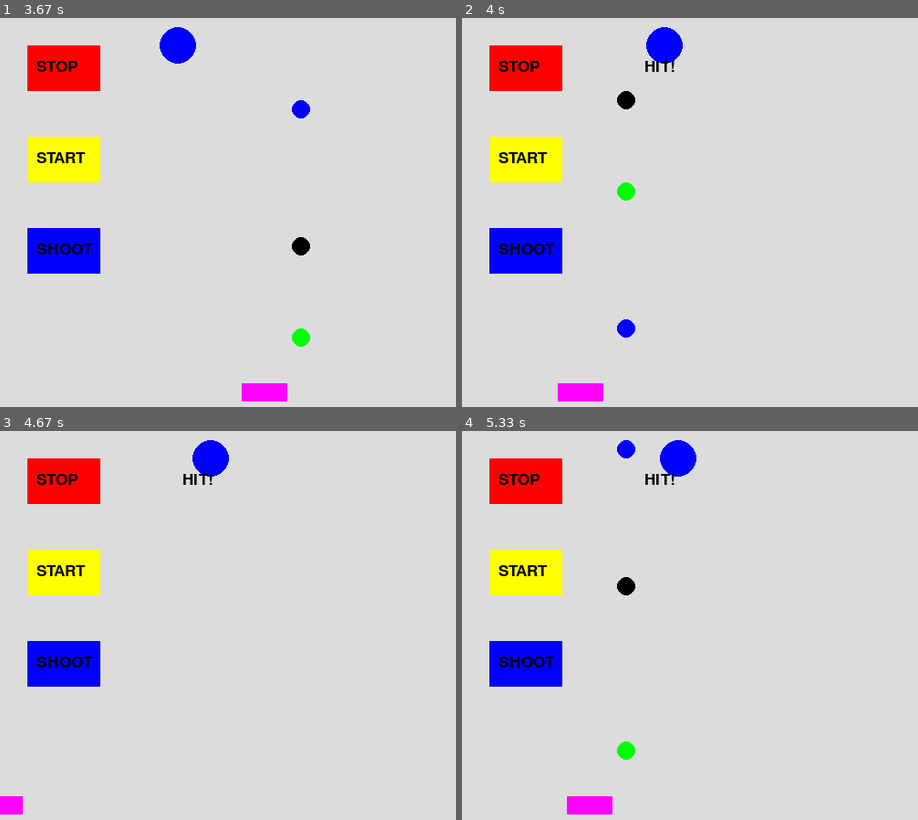
Above: before the commit, frames 1-4 (two rows, left to right).
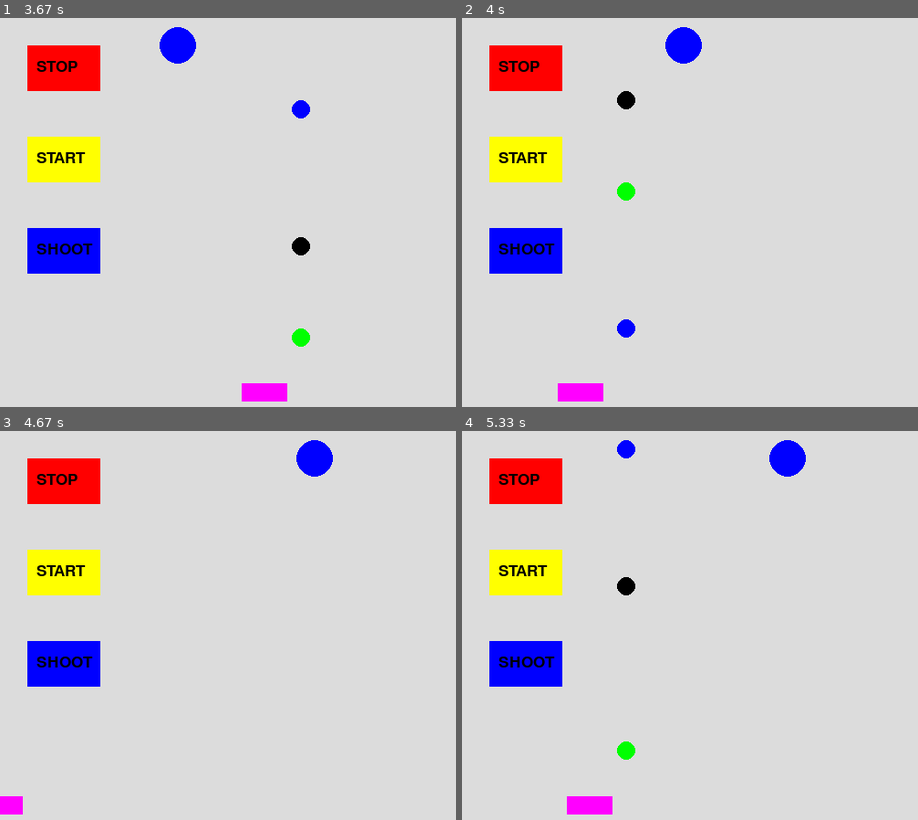
Above: after the commit, the same moments.

Repository: snc29654/pygame
Game: pygame game, started from shooting.py
Same seed, same stepped clock (60 frames per second), same inputs: the game is played once before the commit and once after it.
Inputs:
- Up to frame 1 (3.67 s): hold Left 0.33-0.87 s; hold Left 0.9-1.3 s; tap Space at 0.97, 1.27, 1.4, 1.7, 2.07, 2.37, 2.57, 2.87, 3.07, 3.37, 3.57 s; hold Right 1.33-1.97 s; hold Left 2-2.47 s; hold Right 2.5-2.97 s; hold Right 3-3.47 s; hold Left from 3.5 s (still down)
- Up to frame 2 (4 s): keep holding Left; tap Space at 3.87 s
- Up to frame 3 (4.67 s): release Left at 4.03 s; hold Left 4.07-4.47 s; tap Space at 4.13, 4.43, 4.57 s; hold Right from 4.5 s (still down)
- Up to frame 4 (5.33 s): tap Space at 4.87, 5.23 s; release Right at 5.13 s; hold Left from 5.17 s (still down)

Frame 1 is identical in both runs. In frame 2, 0.8% of the frame differs, in the area x 40-53%, y 2-14%; in frame 3, 1.2%; in frame 4, 1.3%, in the area x 40-76%, y 2-14%.

Commit message:
bx3ミス

Diff:
--- a/shooting.py
+++ b/shooting.py
@@ -75,17 +75,17 @@
                     by0=400
                     stop=0
 
-        if(((x3>(x-10))and(x3<(x+10)))
+        if(((bx3>(x-10))and(bx3<(x+10)))
          and((by0>(y-10))and(by0<(y+10)))):
             print("hit")
             hit=1
 
-        if(((x3>(x-10))and(x3<(x+10)))
+        if(((bx3>(x-10))and(bx3<(x+10)))
          and((by1>(y-10))and(by1<(y+10)))):
             print("hit")
             hit=1
 
-        if(((x3>(x-10))and(x3<(x+10)))
+        if(((bx3>(x-10))and(bx3<(x+10)))
          and((by2>(y-10))and(by2<(y+10)))):
             print("hit")
             hit=1
